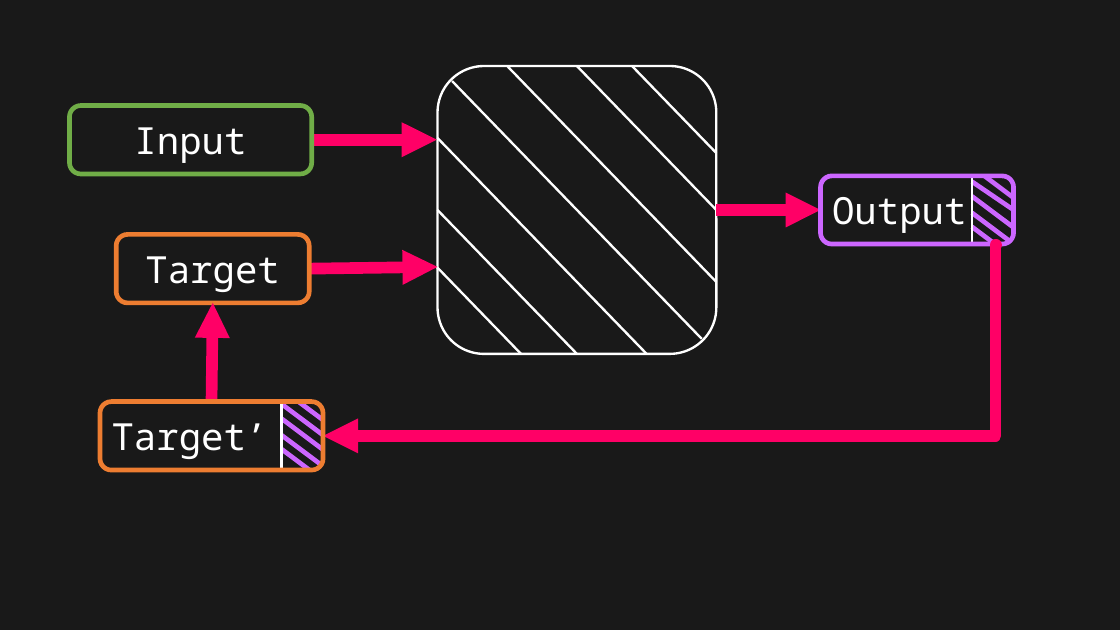
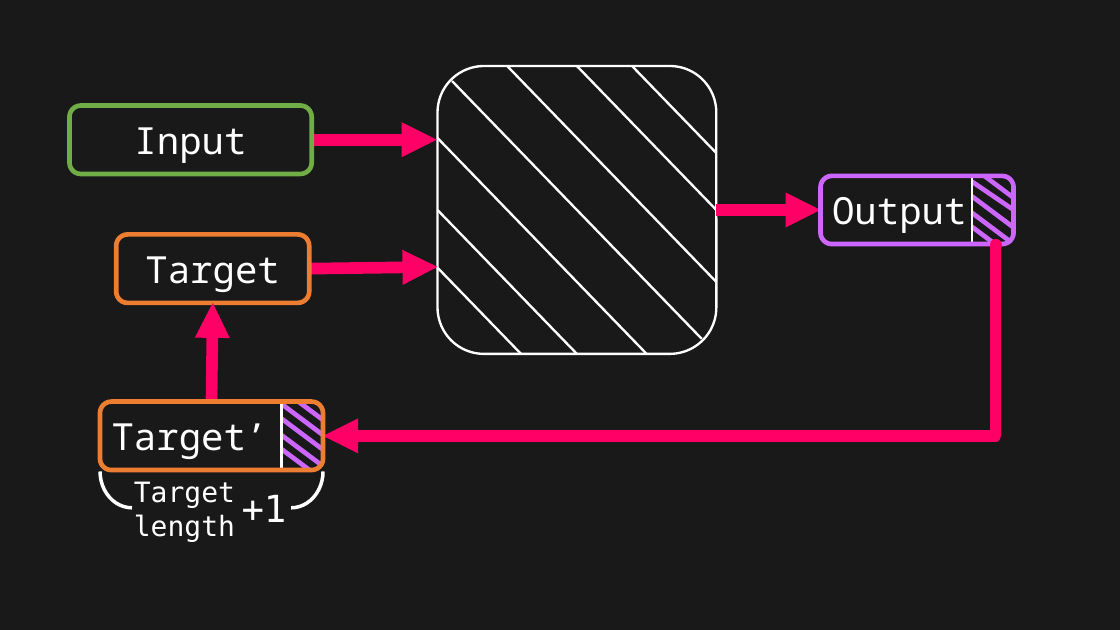
Before and after one commit to toonnyy8/PPT, a slide deck: slide 7 of Attention-is-all-you-need/image.pptx. Drawn at 1120x630 pixels with LibreOffice and Linux fonts; fonts in the diff are those of the drawing. Boxes give left, top, right and bottom in pixels: in the first picture for what was removed or moved away, otherwise in the second. Text is boxed around its words. In the diff, an @@ line names an element or a change of style, - is before the commit and + after.

```diff
--- a/Attention-is-all-you-need/image.pptx
+++ b/Attention-is-all-you-need/image.pptx
@@ arc (boxed as its full ellipse) added at <box>100,435,164,508</box>, outline #FFFFFF 3 pt @@
@@ arc (boxed as its full ellipse) added at <box>260,435,323,508</box>, outline #FFFFFF 3 pt @@
@@ rounded rectangle added at <box>117,471,253,545</box>, 24 pt, text #FFFFFF @@
+Target length
@@ rounded rectangle added at <box>228,471,300,545</box>, 32 pt, text #FFFFFF @@
++1
```
Also in this commit, not shown: 1 other slide changed, 3 other files.
